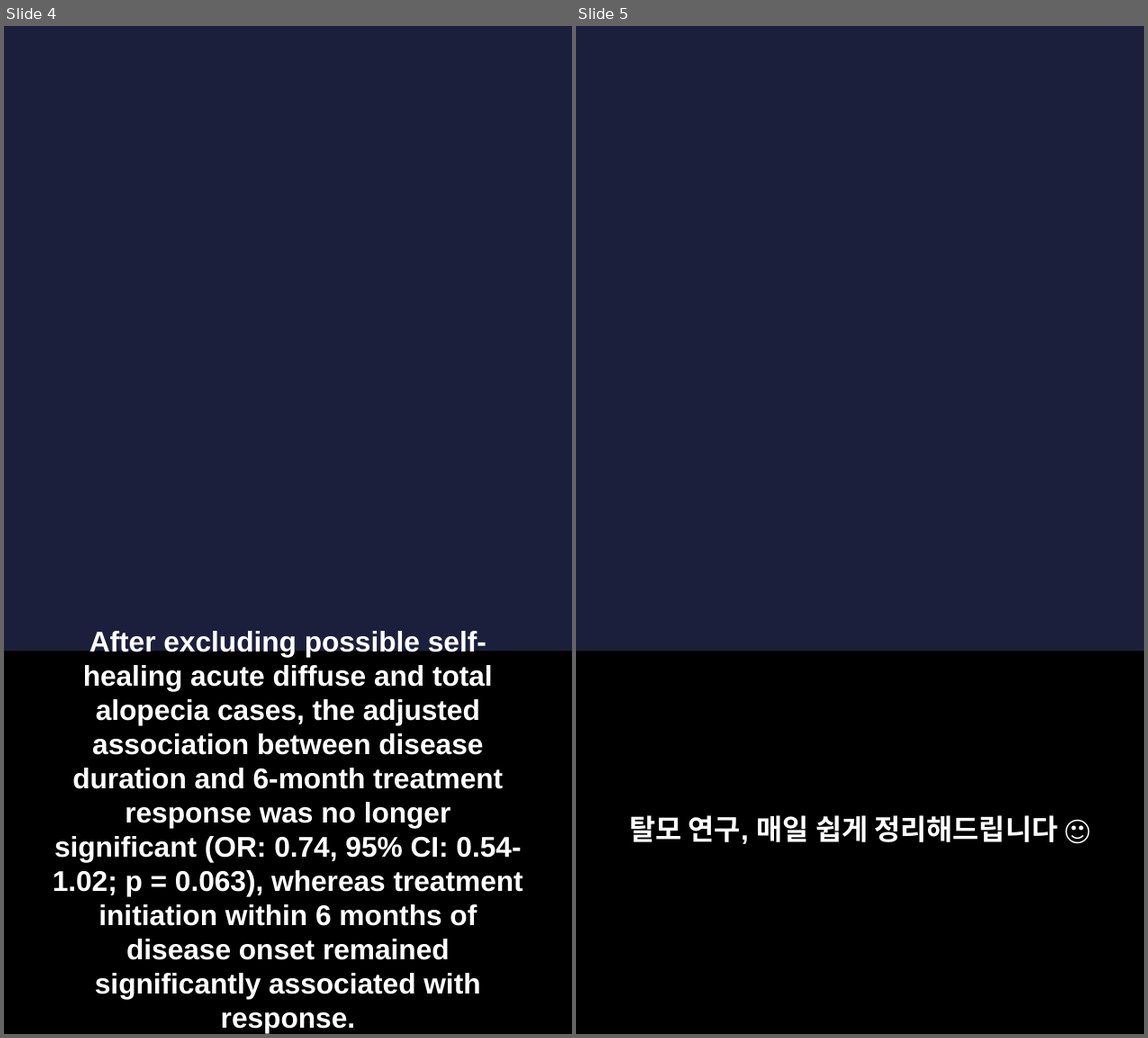
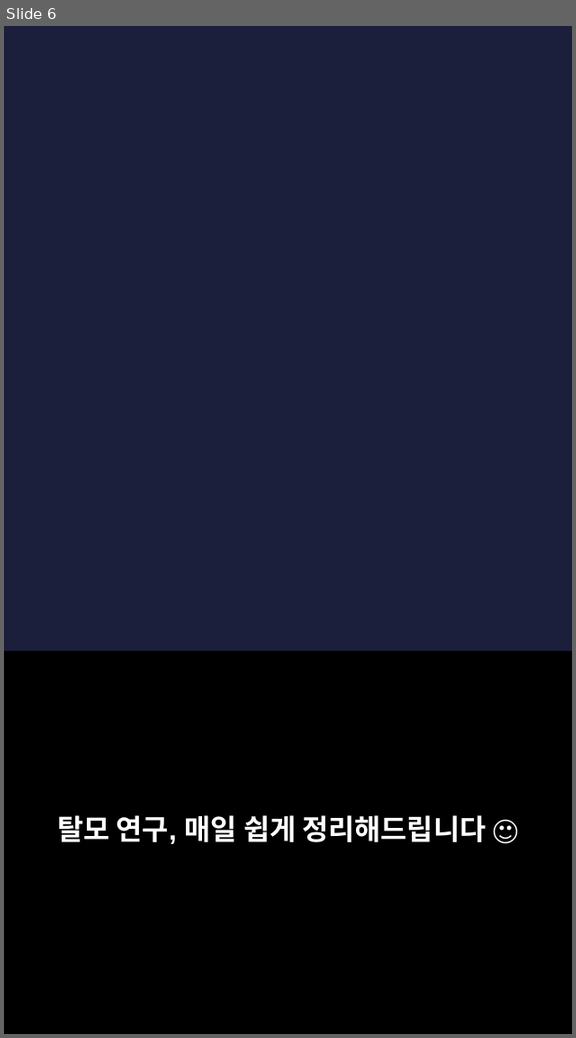
Before and after one commit to hyokang2010-BJ-ANTH/product-builder-test, a slide deck: pwa/data/latest/slides.pptx. Shown side by side, each under a label of ours: slides 4 and 5 before the commit, slide 6 after it. The pictures are 1148x1038 and 576x1038 pixels, drawn with LibreOffice and Linux fonts; fonts in the diff are those of the drawing; background and template pictures are left out. Boxes give left, top, right and bottom in pixels: in the first picture for what was removed or moved away, otherwise in the second. Text is boxed around its words. In the diff, an @@ line names an element or a change of style, - is before the commit and + after.

```diff
--- a/pwa/data/latest/slides.pptx
+++ b/pwa/data/latest/slides.pptx
@@ slide 4 removed at [4,26,572,1034], background picture (left out) @@
@@ text removed at [53,631,523,1033] @@
-After excluding possible self-healing acute diffuse and total alopecia cases, the adjusted association between disease duration and 6-month treatment response was no longer significant (OR: 0.74, 95% CI: 0.54-1.02; p = 0.063), whereas treatment initiation within 6 months of disease onset remained significantly associated with response.
@@ rectangle removed at [4,652,572,1034] @@
@@ what was slide 5 is now slide 6 @@
```
Also in this commit, not shown: 2 slides changed, 7 slides added, 4 other slides removed, 28 other files.
